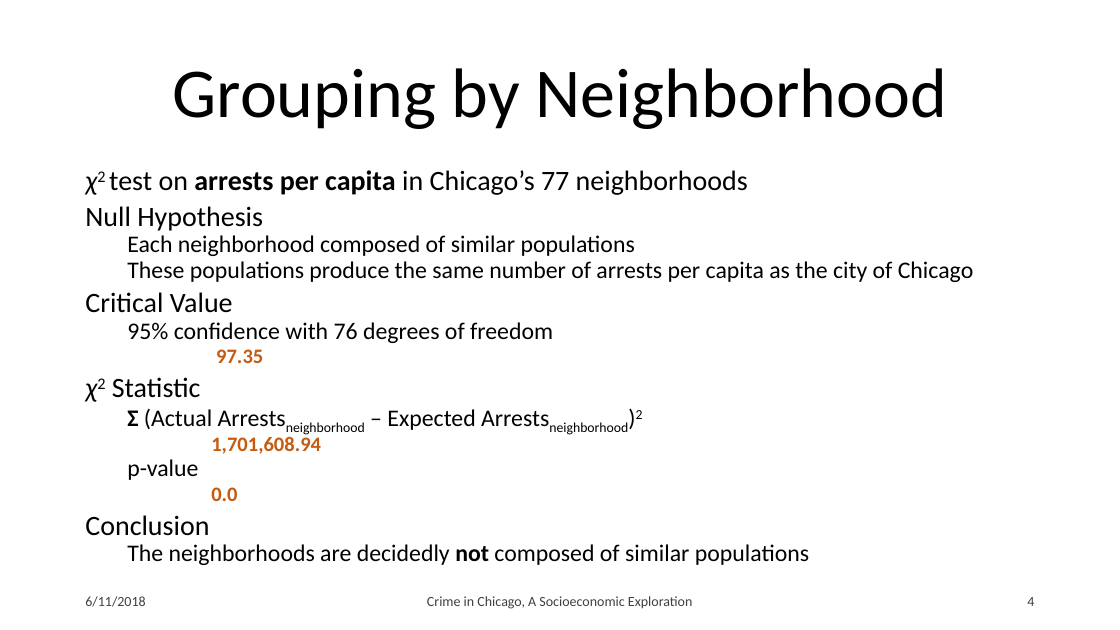
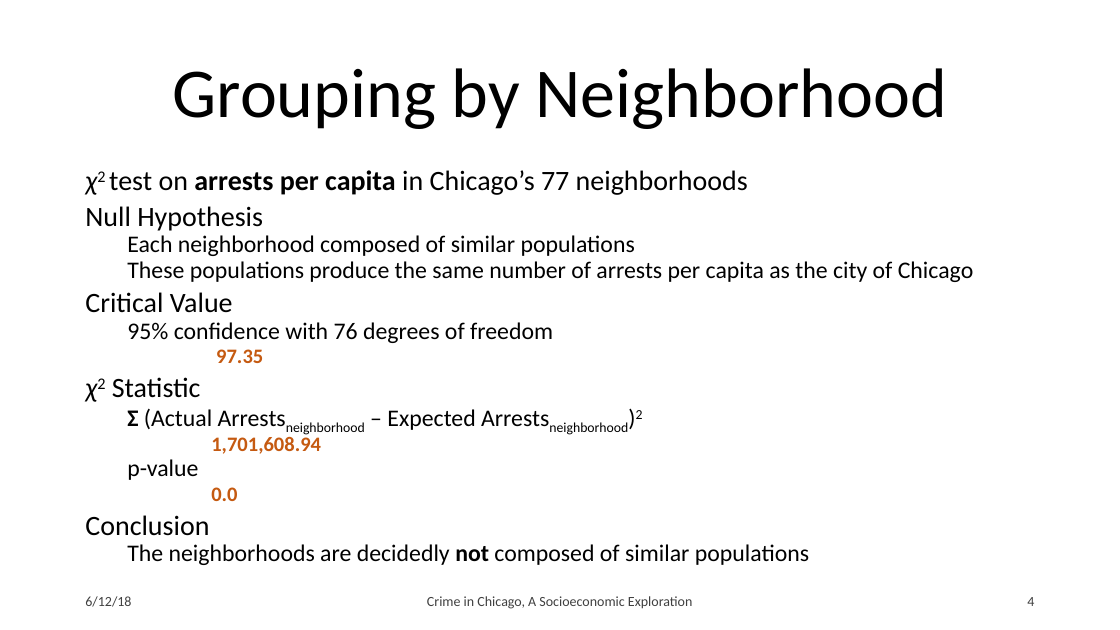
Before and after one commit to nhebert/Project, a slide deck: slide 4 of Crime in Chicago, A Socioeconomic Exploration.pptx. Drawn at 1120x630 pixels with LibreOffice and Linux fonts; fonts in the diff are those of the drawing; background and template pictures are left out. Boxes give left, top, right and bottom in pixels: in the first picture for what was removed or moved away, otherwise in the second. Text is boxed around its words. In the diff, an @@ line names an element or a change of style, - is before the commit and + after.

```diff
--- a/Crime in Chicago, A Socioeconomic Exploration.pptx
+++ b/Crime in Chicago, A Socioeconomic Exploration.pptx
@@ text at box(85, 596, 131, 607): text changed @@
-6/11/2018
+6/12/18
```
Also in this commit, not shown: 3 other slides changed, 7 slides added, 8 other files.
